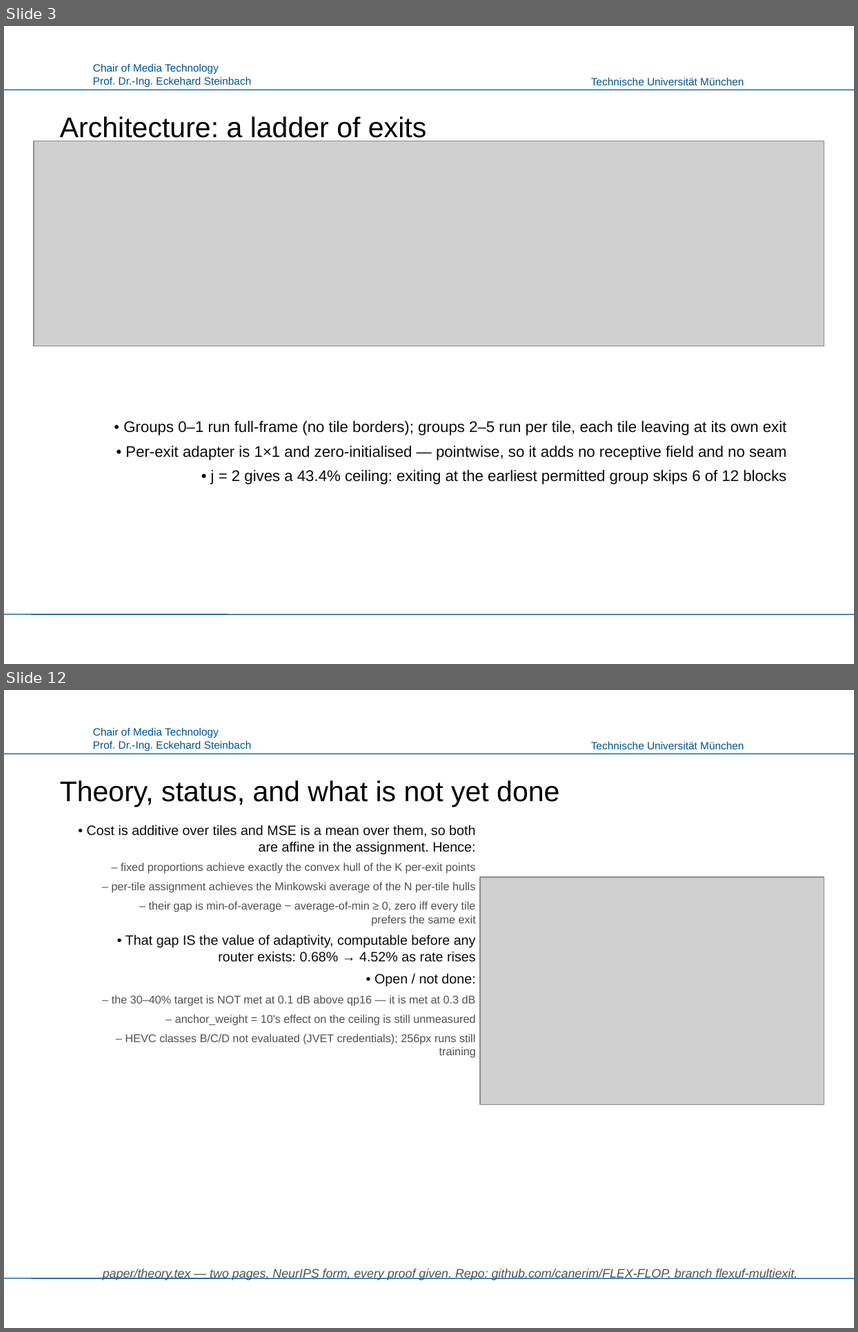
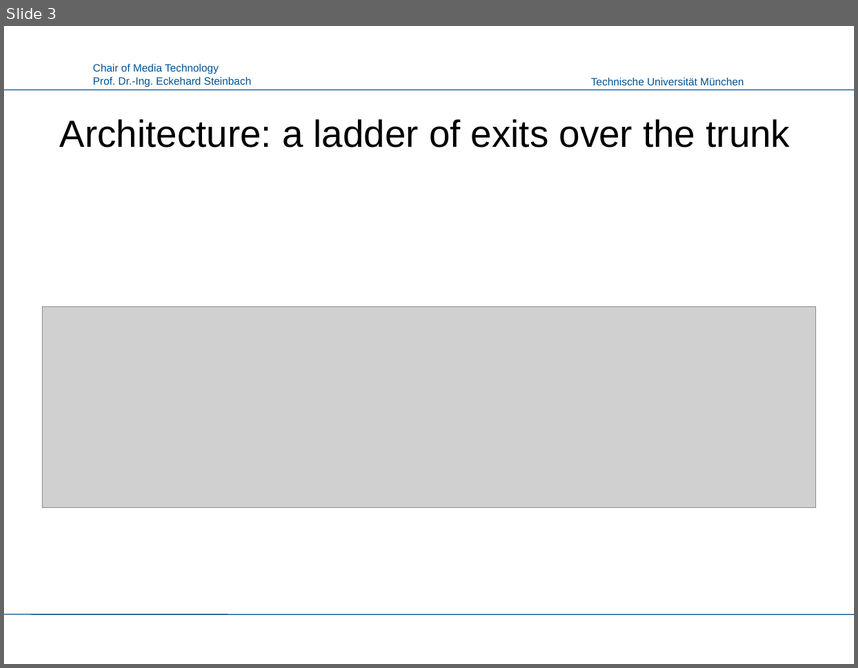
Before and after one commit to canerim/FLEX-FLOP, a slide deck: paper/FLEX-UF_LMT.pptx. Shown one above the other, each under a label of ours: slides 3 and 12 before the commit, slide 3 after it; the slides between them are not shown. The pictures are 858x1332 and 858x668 pixels, drawn with LibreOffice and Linux fonts; fonts in the diff are those of the drawing; grey boxes stand for pictures; background and template pictures are left out. Boxes give left, top, right and bottom in pixels: in the first picture for what was removed or moved away, otherwise in the second. Text is boxed around its words. In the diff, an @@ line names an element or a change of style, - is before the commit and + after.

```diff
--- a/paper/FLEX-UF_LMT.pptx
+++ b/paper/FLEX-UF_LMT.pptx
@@ slide 12 removed at (x1=4, y1=690, x2=854, y2=1328), background #FFFFFF; not listed: 4 template elements that a slide beside it also shows @@
@@ title removed at (x1=60, y1=780, x2=559, y2=807) @@
-Theory, status, and what is not yet done
@@ text removed at (x1=87, y1=825, x2=476, y2=1058) @@
-• Cost is additive over tiles and MSE is a mean over them, so both are affine in the assignment. Hence:
-  – fixed proportions achieve exactly the convex hull of the K per-exit points
-  – per-tile assignment achieves the Minkowski average of the N per-tile hulls
-  – their gap is min-of-average − average-of-min ≥ 0, zero iff every tile prefers the same exit
-• That gap IS the value of adaptivity, computable before any router exists: 0.68% → 4.52% as rate rises
-• Open / not done:
-  – the 30–40% target is NOT met at 0.1 dB above qp16 — it is met at 0.3 dB
-  – anchor_weight = 10's effect on the ceiling is still unmeasured
-  – HEVC classes B/C/D not evaluated (JVET credentials); 256px runs still training
@@ picture removed at (x1=480, y1=877, x2=824, y2=1104) @@
@@ text removed at (x1=103, y1=1268, x2=797, y2=1280) @@
-paper/theory.tex — two pages, NeurIPS form, every proof given. Repo: github.com/canerim/FLEX-FLOP, branch flexuf-multiexit.
@@ slide 3 changed as well @@
@@ title at (x1=60, y1=119, x2=791, y2=147): text changed; size 24 to 32 pt @@
-Architecture: a ladder of exits
+Architecture: a ladder of exits over the trunk
@@ picture resized from (x1=34, y1=141, x2=824, y2=345) to (x1=42, y1=307, x2=816, y2=507) @@
@@ text removed at (x1=123, y1=421, x2=787, y2=484) @@
-• Groups 0–1 run full-frame (no tile borders); groups 2–5 run per tile, each tile leaving at its own exit
-• Per-exit adapter is 1×1 and zero-initialised — pointwise, so it adds no receptive field and no seam
-• j = 2 gives a 43.4% ceiling: exiting at the earliest permitted group skips 6 of 12 blocks
```
Also in this commit, not shown: 3 other slides changed, 8 slides added, 7 other slides removed, 10 other files.
